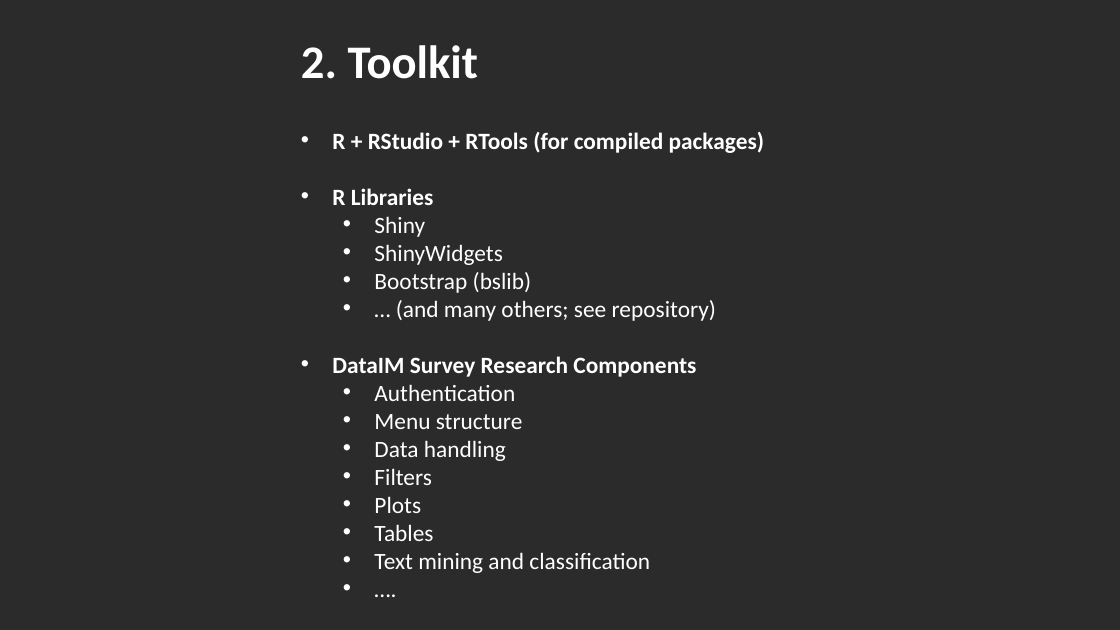
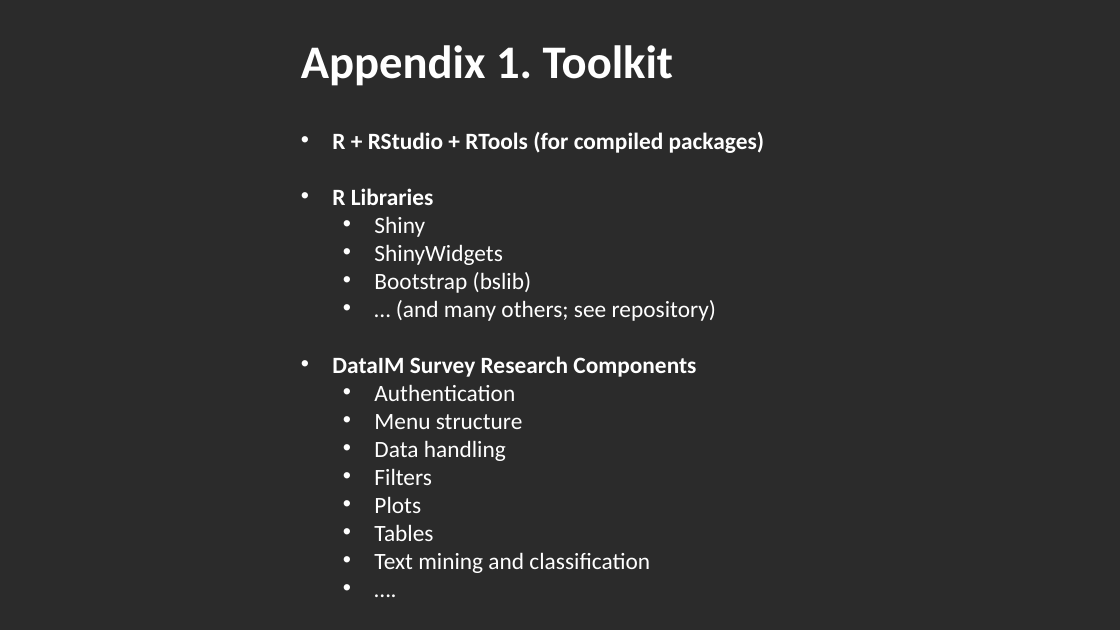
Before and after one commit to DataIMLabs/MIE2024, a slide deck: slide 41 of presentation/MIE2024-DataIM-Masterclass.pptx (slide 42 before the commit). Drawn at 1120x630 pixels with LibreOffice and Linux fonts; fonts in the diff are those of the drawing; background and template pictures are left out; a plain dark background stands for a picture behind light text. Boxes give left, top, right and bottom in pixels: in the first picture for what was removed or moved away, otherwise in the second. Text is boxed around its words. In the diff, an @@ line names an element or a change of style, - is before the commit and + after.

```diff
--- a/presentation/MIE2024-DataIM-Masterclass.pptx
+++ b/presentation/MIE2024-DataIM-Masterclass.pptx
@@ text at (x1=301, y1=45, x2=673, y2=86): text changed @@
-2. Toolkit
+Appendix 1. Toolkit
```
Also in this commit, not shown: 5 other slides changed, 4 slides removed, 7 other files.
